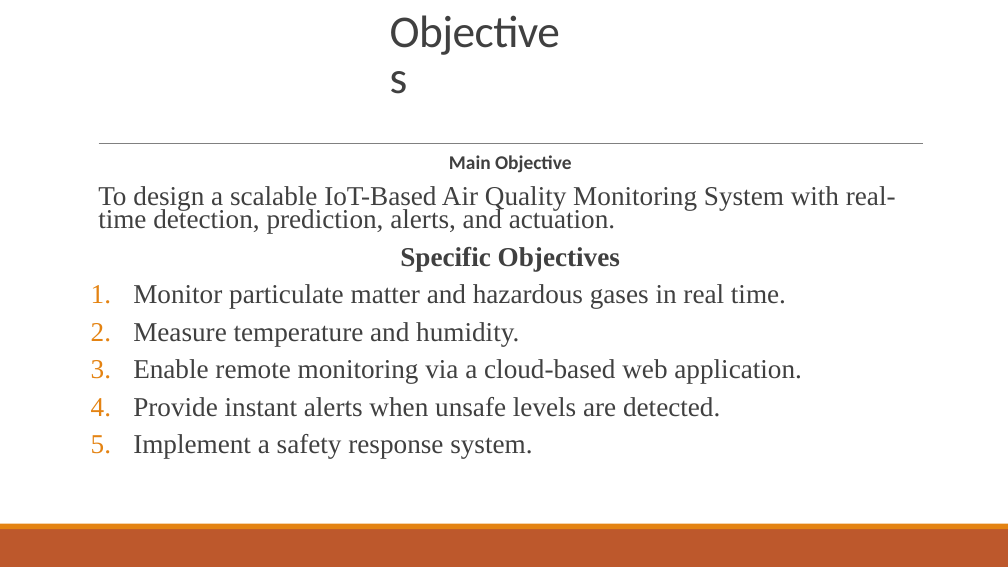
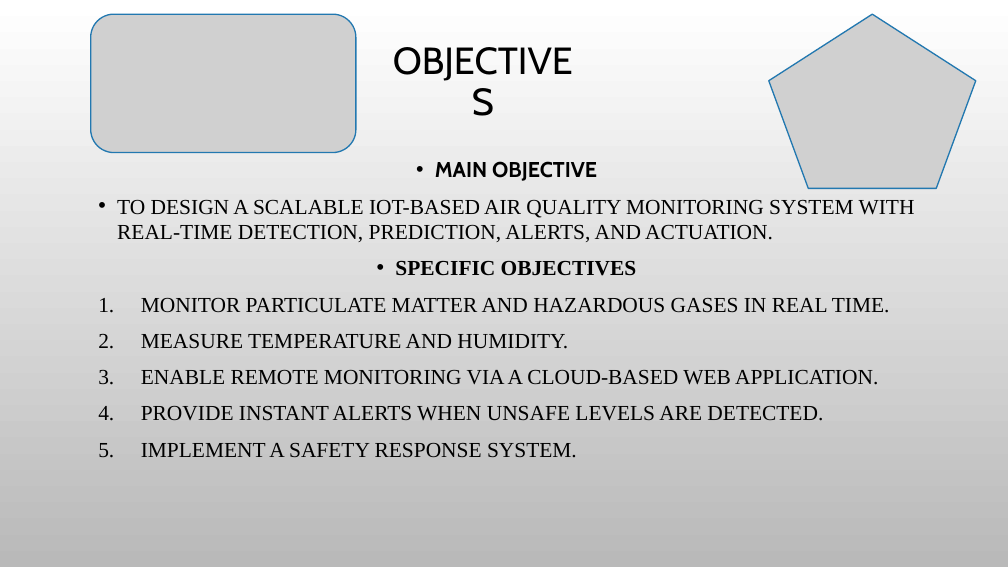
Before and after one commit to joshuamuthenya/finalyearproject_all_content, a slide deck: slide 4 of iotbasedairqualitymonitoringsystem.pptx (slide 5 before the commit). Drawn at 1008x567 pixels with LibreOffice and Linux fonts; fonts in the diff are those of the drawing; grey boxes stand for pictures; background and template pictures are left out. Boxes give left, top, right and bottom in pixels: in the first picture for what was removed or moved away, otherwise in the second. Text is boxed around its words. In the diff, an @@ line names an element or a change of style, - is before the commit and + after.

Commit message:
with final presentation

```diff
--- a/iotbasedairqualitymonitoringsystem.pptx
+++ b/iotbasedairqualitymonitoringsystem.pptx
@@ background #FFFFFF to picture (left out) @@
@@ picture added at box(91, 14, 356, 153) @@
@@ picture added at box(769, 14, 976, 188) @@
@@ title "OBJECTIVES" at box(501, 261, 637, 276): vertical alignment bottom to middle @@
@@ line removed from (99, 144) to (923, 144) @@
@@ text at box(117, 161, 915, 457): text changed; size 25.9 to 20.4 pt; text colour #404040 to #000000 @@
-  Main Objective
-  To design a scalable IoT-Based Air Quality Monitoring System with real-time detection, prediction, alerts, and actuation.
-  Specific Objectives
-1. Monitor particulate matter and hazardous gases in real time.
-2. Measure temperature and humidity.
-3. Enable remote monitoring via a cloud-based web application.
-4. Provide instant alerts when unsafe levels are detected.
-5. Implement a safety response system.
+• MAIN OBJECTIVE
+• TO DESIGN A SCALABLE IOT-BASED AIR QUALITY MONITORING SYSTEM WITH REAL-TIME DETECTION, PREDICTION, ALERTS, AND ACTUATION.
+• SPECIFIC OBJECTIVES
+1. MONITOR PARTICULATE MATTER AND HAZARDOUS GASES IN REAL TIME.
+2. MEASURE TEMPERATURE AND HUMIDITY.
+3. ENABLE REMOTE MONITORING VIA A CLOUD-BASED WEB APPLICATION.
+4. PROVIDE INSTANT ALERTS WHEN UNSAFE LEVELS ARE DETECTED.
+5. IMPLEMENT A SAFETY RESPONSE SYSTEM.
@@ title at box(501, 261, 637, 276): text changed; size 43.2 to 36 pt; font Calibri to Cabin; text colour #404040 to #000000 @@
-Objectives
+OBJECTIVES
@@ rectangle removed at box(0, 529, 1008, 567) @@
@@ rectangle removed at box(0, 524, 1008, 529) @@
```
Also in this commit, not shown: 9 other slides changed, 4 slides added, 3 slides removed, 45 other files.
